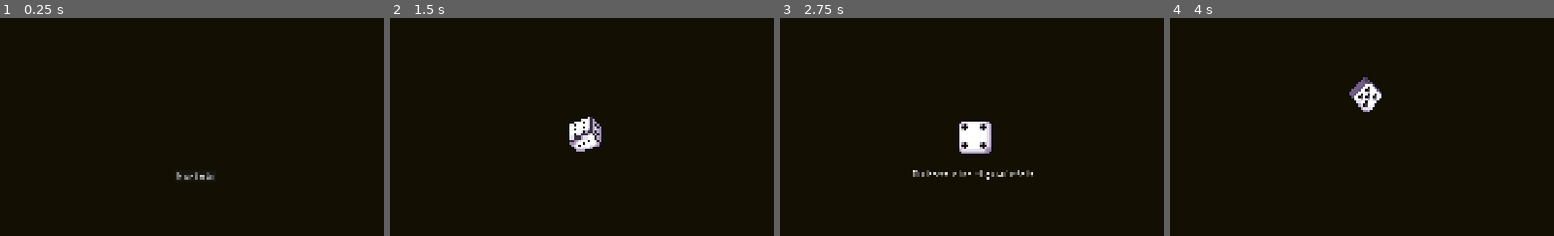
Above: before the commit, frames 1-4 (left to right).
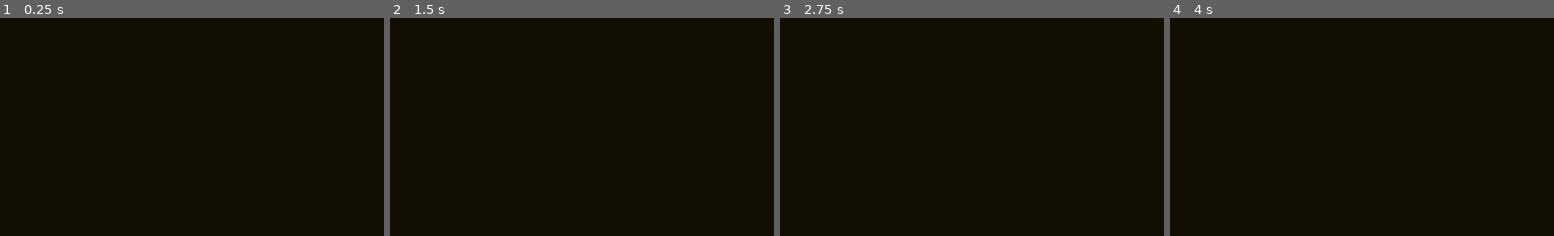
Above: after the commit, the same moments.

Repository: Dobix/godot-nostra
Game: Godot game, scene res://scenes/nostra/nostra_game.tscn
Two runs of this game, one before a commit and one after it. Both use one fixed random seed, a clock stepped at 60 frames per second and the inputs below. This scene is started directly instead of the project's main scene.
Inputs (mouse positions are % of the whole screen's width and height, from its top left):
- Up to frame 1 (0.25 s): no input
- Up to frame 2 (1.5 s): click (51, 59) at 0.5 s, where only the run before the commit has a clickable "Würfeln"; move the mouse to (73, 45) at 1.27 s; hold D (right) from 1.28 s (still down); tap E (Interact) at 1.35 s; click (73, 45) at 1.42 s
- Up to frame 3 (2.75 s): tap Enter at 2 s; move the mouse to (30, 55) at 2.02 s; release D (right) at 2.03 s; hold S (down) from 2.03 s (still down); click (30, 55) at 2.1 s
- Up to frame 4 (4 s): tap Space at 2.75 s; move the mouse to (61, 28) at 2.77 s; release S (down) at 2.78 s; hold D (right) 2.78-3.53 s; tap E (Interact) at 2.85 s; tap Enter at 3.5 s; move the mouse to (45, 70) at 3.52 s; hold W (up) from 3.53 s (still down); click (45, 70) at 3.6 s
The pictures show only the part of the screen within x 25-75%, y 23-73%; the shares and areas given below are measured in that part.

The runs differ from the first frame. In frame 1, 0.2% of the frame differs, in the area x 45-56%, y 70-75%; in frame 2, 1.0%; in frame 3, 1.6%, in the area x 34-66%, y 47-75%; in frame 4, 0.7%.

Commit message:
improved dice logic + code cleanup

Diff:
--- a/scenes/nostra/dice_game.tscn
+++ b/scenes/nostra/dice_game.tscn
@@ -125,6 +125,21 @@
 "name": &"rolling",
 "speed": 10.0
 }]
+
+[sub_resource type="Animation" id="Animation_dqxqw"]
+length = 0.001
+tracks/0/type = "value"
+tracks/0/imported = false
+tracks/0/enabled = true
+tracks/0/path = NodePath("AnimatedSprite2D:position")
+tracks/0/interp = 1
+tracks/0/loop_wrap = true
+tracks/0/keys = {
+"times": PackedFloat32Array(0),
+"transitions": PackedFloat32Array(1),
+"update": 0,
+"values": [Vector2(0, 0)]
+}
 
 [sub_resource type="Animation" id="Animation_5vtfh"]
 resource_name = "jump"
@@ -141,21 +156,6 @@
 "values": [Vector2(0, 0), Vector2(0, -120), Vector2(0, 0)]
 }
 
-[sub_resource type="Animation" id="Animation_dqxqw"]
-length = 0.001
-tracks/0/type = "value"
-tracks/0/imported = false
-tracks/0/enabled = true
-tracks/0/path = NodePath("AnimatedSprite2D:position")
-tracks/0/interp = 1
-tracks/0/loop_wrap = true
-tracks/0/keys = {
-"times": PackedFloat32Array(0),
-"transitions": PackedFloat32Array(1),
-"update": 0,
-"values": [Vector2(0, 0)]
-}
-
 [sub_resource type="AnimationLibrary" id="AnimationLibrary_sjlqr"]
 _data = {
 &"RESET": SubResource("Animation_dqxqw"),
@@ -185,7 +185,7 @@
 &"": SubResource("AnimationLibrary_sjlqr")
 }
 
-[node name="Label" type="Label" parent="."]
+[node name="Result_label" type="Label" parent="."]
 layout_mode = 1
 anchors_preset = 8
 anchor_left = 0.5
--- a/scenes/nostra/nostra_game.tscn
+++ b/scenes/nostra/nostra_game.tscn
@@ -109,23 +109,6 @@
 texture = ExtResource("5_gk84w")
 expand_mode = 3
 
-[node name="Button_Roll" type="Button" parent="."]
-anchors_preset = -1
-anchor_left = 0.5
-anchor_top = 0.587
-anchor_right = 0.5
-anchor_bottom = 0.587
-offset_left = -52.0
-offset_top = -10.43
-offset_right = 52.0
-offset_bottom = 13.57
-grow_horizontal = 2
-grow_vertical = 2
-size_flags_horizontal = 4
-size_flags_vertical = 4
-theme_override_fonts/font = ExtResource("2_ddfj3")
-text = "Würfeln"
-
 [node name="Enemy_Hand" type="ColorRect" parent="."]
 custom_minimum_size = Vector2(600, 250)
 anchors_preset = 5
@@ -253,23 +236,6 @@
 theme_override_fonts/font = ExtResource("1_8dttg")
 text = "Der Gegner sagt:"
 
-[node name="Button_Skip_Timer" type="Button" parent="."]
-visible = false
-anchors_preset = 6
-anchor_left = 1.0
-anchor_top = 0.5
-anchor_right = 1.0
-anchor_bottom = 0.5
-offset_left = -182.0
-offset_top = -12.0
-offset_bottom = 12.0
-grow_horizontal = 0
-grow_vertical = 2
-size_flags_horizontal = 8
-size_flags_vertical = 8
-theme_override_fonts/font = ExtResource("2_ddfj3")
-text = "Nächste Runde"
-
 [node name="PopupPanel" type="PopupPanel" parent="."]
 initial_position = 2
 size = Vector2i(301, 100)
@@ -297,6 +263,5 @@
 theme_override_fonts/font = ExtResource("2_ddfj3")
 text = "Jünger"
 
-[connection signal="pressed" from="Button_Roll" to="." method="_on_button_roll_pressed"]
 [connection signal="pressed" from="PopupPanel/HBoxContainer/Older" to="." method="_on_older_pressed"]
 [connection signal="pressed" from="PopupPanel/HBoxContainer/Younger" to="." method="_on_younger_pressed"]
--- a/scripts/nostra/nostra_dice_handler.gd
+++ b/scripts/nostra/nostra_dice_handler.gd
@@ -1,35 +1,57 @@
 extends Node
 
-enum result { PLAYER, NPC, DRAW }
+enum Result { PLAYER, NPC, DRAW }
 var dice_result
 
-signal dice_finished(result)
+var player_result
+var npc_result
 
-func _ready() -> void:
-	$AnimatedSprite2D.play("rolling")
-	$AnimationPlayer.play("jump")
+@onready var result_label: Label = $Result_label
+@onready var anim_sprite: AnimatedSprite2D = $AnimatedSprite2D
+@onready var anim: AnimationPlayer = $AnimationPlayer
+
+signal round_start_dice_finished(result)
+signal decide_winner_dice_finished(result)
+
+func start_dice_round(purpose: String) -> void:
+	player_roll()
+	await get_tree().create_timer(2.0).timeout
+	npc_roll()
+	await get_tree().create_timer(2.0).timeout
+
+	if player_result > npc_result:
+		dice_result = Result.PLAYER
+		result_label.text = "Du beginnst!"
+	elif npc_result > player_result:
+		dice_result = Result.NPC
+		result_label.text = "Gegner beginnt!"
+	else:
+		dice_result = Result.DRAW
+		result_label.text = "Unentschieden! Nochmal würfeln!"
+
 	await get_tree().create_timer(1.0).timeout
-	var player_result = randi() % 6 + 1
-	$AnimatedSprite2D.play("face_%d" % player_result)
-	$Label.text = "Du hast eine " + str(player_result) + " gewürfelt."
-	await get_tree().create_timer(2.0).timeout
-	$AnimatedSprite2D.play("rolling")
-	$AnimationPlayer.play("jump")
-	$Label.text = ""
-	var npc_result = randi() % 6 + 1
+	result_label.text = ""
+
+	match purpose:
+		"round_start":
+			emit_signal("round_start_dice_finished", dice_result)
+		"decide_winner":
+			emit_signal("decide_winner_dice_finished", dice_result)
+
+
+func player_roll() -> void:
+	anim_sprite.play("rolling")
+	anim.play("jump")
 	await get_tree().create_timer(1.0).timeout
-	$AnimatedSprite2D.play("face_%d" % npc_result)
-	$Label.text = "Gegner würfelt eine " + str(npc_result) + "."
+	player_result = randi() % 6 + 1
+	anim_sprite.play("face_%d" % player_result)
+	result_label.text = "Du hast eine " + str(player_result) + " gewürfelt."
+
+func npc_roll() -> void:
+	anim_sprite.play("rolling")
+	anim.play("jump")
+	result_label.text = ""
+	npc_result = randi() % 6 + 1
 	await get_tree().create_timer(1.0).timeout
-	if player_result > npc_result:
-		dice_result = result.PLAYER
-		$Label.text = "Du beginnst!"
-	elif npc_result > player_result:
-		dice_result = result.NPC
-		$Label.text = "Gegner beginnt!"
-	else:
-		dice_result = result.DRAW
-		$Label.text = "Unentschieden! Nochmal würfeln!"
-	await get_tree().create_timer(1.0).timeout
-	$Label.text = ""
-	emit_signal("dice_finished", dice_result)
+	anim_sprite.play("face_%d" % npc_result)
+	result_label.text = "Gegner würfelt eine " + str(npc_result) + "."
--- a/scripts/nostra/nostra_game.gd
+++ b/scripts/nostra/nostra_game.gd
@@ -10,11 +10,9 @@
 @onready var enemy_hand: ColorRect = $Enemy_Hand
 @onready var popup: PopupPanel = $PopupPanel
 @onready var dice_result: Label = $Dice_result
-@onready var roll_button: Button = $Button_Roll
 @onready var turn_label: Label = $Turn_label
 @onready var npc_decision_label: Label = $npc_decision_label
 @onready var round_result_label: Label = $round_result_label
-@onready var skip_timer: Button = $Button_Skip_Timer
 
 enum Turn { PLAYER, NPC }
 var current_turn: Turn
@@ -63,53 +61,71 @@
 
 	var deck_age_sum = score_handler.sum_card_age(full_deck)
 	needed_scores = score_handler.get_needed_scores(win_multiplier, deck_age_sum)
-
-	update_score_labels(0, 0)
+	current_scores = score_handler.get_current_scores(player_discard_pile, npc_discard_pile)
+
+	update_score_labels()
 
 	for card_data in player_hand:
 		hand.draw_card(card_data)
 	for card_data in npc_hand:
 		enemy_hand.draw_card(card_data)
 
-func update_score_labels(player_score: int, npc_score: int):
-	$Player_Info/VBoxContainer/Player_Score.text = str(player_score) + "/" + str(needed_scores.player)
-	$Enemy_Info/VBoxContainer/Enemy_Score.text = str(npc_score) + "/" + str(needed_scores.npc)
+	var dice = dice_game.instantiate()
+	add_child(dice)
+	dice.start_dice_round("round_start")
+	dice.connect("round_start_dice_finished", Callable(self, "_on_round_start_dice_finished").bind(dice))
+
+func update_score_labels():
+	$Player_Info/VBoxContainer/Player_Score.text = str(current_scores.player) + "/" + str(needed_scores.player)
+	$Enemy_Info/VBoxContainer/Enemy_Score.text = str(current_scores.npc) + "/" + str(needed_scores.npc)
 
 func show_card_popup(card_data: CardData):
 	selected_popup_card = card_data
 	popup.popup_centered()
 
-func _on_button_roll_pressed() -> void:
-	var dice = dice_game.instantiate()
-	add_child(dice)
-	dice.connect("dice_finished", Callable(self, "_on_dice_dice_finished").bind(dice))
-	roll_button.hide()
-
-func _on_dice_dice_finished(result: Variant, dice_node: Node) -> void:
+func _on_round_start_dice_finished(result: Variant, dice_node: Node) -> void:
+	dice_node.queue_free()
 	match result:
 		game_result.PLAYER:
-			print("start player")
-			dice_node.queue_free()
+			_start_player_turn()
 		game_result.NPC:
-			print("start npc")
-			dice_node.queue_free()
+			_start_npc_turn()
 		game_result.DRAW:
-			print("draw")
-			dice_node.queue_free()
-			roll_button.show()
+			var dice = dice_game.instantiate()
+			add_child(dice)
+			dice.start_dice_round("round_start")
+			dice.connect("round_start_dice_finished", Callable(self, "_on_round_start_dice_finished").bind(dice))
+
+func _on_decide_winner_dice_finished(result: Variant, dice_node: Node, card1, card2) -> void:
+	match result:
+		game_result.PLAYER:
+			add_cards_to_discard([
+			{"who": "player", "card": card1},
+			{"who": "player", "card": card2}
+		])
+		game_result.NPC:
+			add_cards_to_discard([
+			{"who": "npc", "card": card1},
+			{"who": "npc", "card": card2}
+		])
+		game_result.DRAW:
+			add_cards_to_discard([
+			{"who": current_attacker, "card": card1},
+			{"who": current_defender, "card": card2}
+		])
 
 func _start_player_turn():
 	current_turn = Turn.PLAYER
-	current_attacker = "Spieler"
-	current_defender = "NPC"
+	current_attacker = "player"
+	current_defender = "npc"
 	round_active = true
 	hand.allowed_to_interact = true
 	turn_label.text = "Du bist dran"
 
 func _start_npc_turn():
 	current_turn = Turn.NPC
-	current_attacker = "NPC"
-	current_defender = "Spieler"
+	current_attacker = "npc"
+	current_defender = "player"
 	round_active = true
 	hand.allowed_to_interact = false
 	turn_label.text = "Gegner denkt …"
@@ -160,61 +176,54 @@
 	turn_label.text = ""
 
 	var result = score_handler.resolve_round(card1, card2, decision1, decision2)
-	var attacker_wins = result.attacker_wins
-	var defender_wins = result.defender_wins
-
-	var result_text = """
-		%s sagt: Meine Karte (%s) ist %s
-		%s sagt: Meine Karte (%s) ist %s
-
-		""" % [current_attacker, card1.value, decision1, current_defender, card2.value, decision2]
-
-	if attacker_wins and defender_wins:
-		result_text += "Beide hatten recht!"
+	var result_text = ""
+
+	if result.attacker_wins and result.defender_wins:
+		result_text = "Beide hatten recht!"
 		add_cards_to_discard([
 			{"who": current_attacker, "card": card1},
 			{"who": current_defender, "card": card2}
 		])
-	elif attacker_wins:
-		result_text += current_attacker + " gewinnt die Runde!"
+	elif result.attacker_wins:
+		result_text = current_attacker + " gewinnt die Runde!"
 		add_cards_to_discard([
 			{"who": current_attacker, "card": card1},
 			{"who": current_attacker, "card": card2}
 		])
 
-	elif defender_wins:
-		result_text += current_defender + " gewinnt die Runde!"
+	elif result.defender_wins:
+		result_text = current_defender + " gewinnt die Runde!"
 		add_cards_to_discard([
 			{"who": current_defender, "card": card1},
 			{"who": current_defender, "card": card2}
 		])
 	else:
-		result_text += "Niemand hat recht!"
-		if current_attacker == "Spieler":
-			_insert_card_back(player_deck, card1)
-			_insert_card_back(npc_deck, card2)
-		else:
-			_insert_card_back(npc_deck, card1)
-			_insert_card_back(player_deck, card2)
+		result_text = "Niemand hat recht!"
+		await get_tree().create_timer(2.0).timeout
+		result_text = ""
+		var dice = dice_game.instantiate()
+		add_child(dice)
+		dice.start_dice_round("decide_winner")
+		dice.connect("decide_winner_dice_finished", Callable(self, "_on_decide_winner_dice_finished").bind(dice, card1, card2))
 
 	round_result_label.text = result_text
 	round_result_label.show()
 	round_just_ended = true
+
 
 func add_cards_to_discard(pairs: Array[Dictionary]):
 	for entry in pairs:
 		var who = entry["who"]
 		var card = entry["card"]
-		if who == "Spieler":
+		if who == "player":
 			player_discard_pile.append(card)
-		elif who == "NPC":
+		elif who == "npc":
 			npc_discard_pile.append(card)
+	check_gameover()
+
+func check_gameover():
 	current_scores = score_handler.get_current_scores(player_discard_pile, npc_discard_pile)
-	update_score_labels(current_scores.player, current_scores.npc)
-	check_gameover()
-
-
-func check_gameover():
+	update_score_labels()
 	if current_scores.player >= needed_scores.player and current_scores.npc < needed_scores.npc:
 		handle_gameover(game_result.PLAYER)
 	elif current_scores.npc >= needed_scores.npc and current_scores.player < needed_scores.player:
--- a/scripts/nostra/nostra_score_handler.gd
+++ b/scripts/nostra/nostra_score_handler.gd
@@ -2,6 +2,13 @@
 
 var player_needed_score: int
 var npc_needed_score: int
+
+var player_current_score: int
+var npc_current_score: int
+
+var player_bonus: int
+var npc_bonus: int
+
 
 func sum_card_age(deck: Array[CardData]) -> int:
 	var total := 0
@@ -9,9 +16,13 @@
 		total += card.age
 	return total
 
+func add_bonus(player_bonus_value: int, npc_bonus_value: int):
+	player_bonus += player_bonus_value
+	npc_bonus += npc_bonus_value
+
 func get_current_scores(player_discard: Array[CardData], npc_discard: Array[CardData]) -> Dictionary:
-	var player_current_score := sum_card_age(player_discard)
-	var npc_current_score := sum_card_age(npc_discard)
+	player_current_score = sum_card_age(player_discard) + player_bonus
+	npc_current_score = sum_card_age(npc_discard) + npc_bonus
 	if player_current_score >= player_needed_score:
 		player_current_score = player_needed_score
 	elif npc_current_score >= npc_needed_score:
